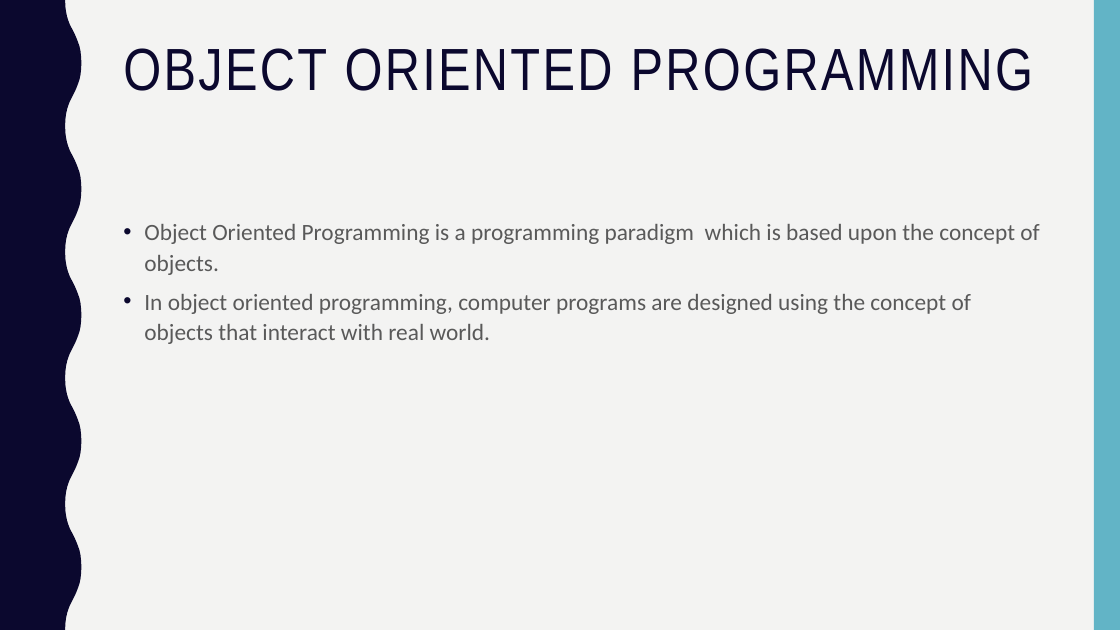
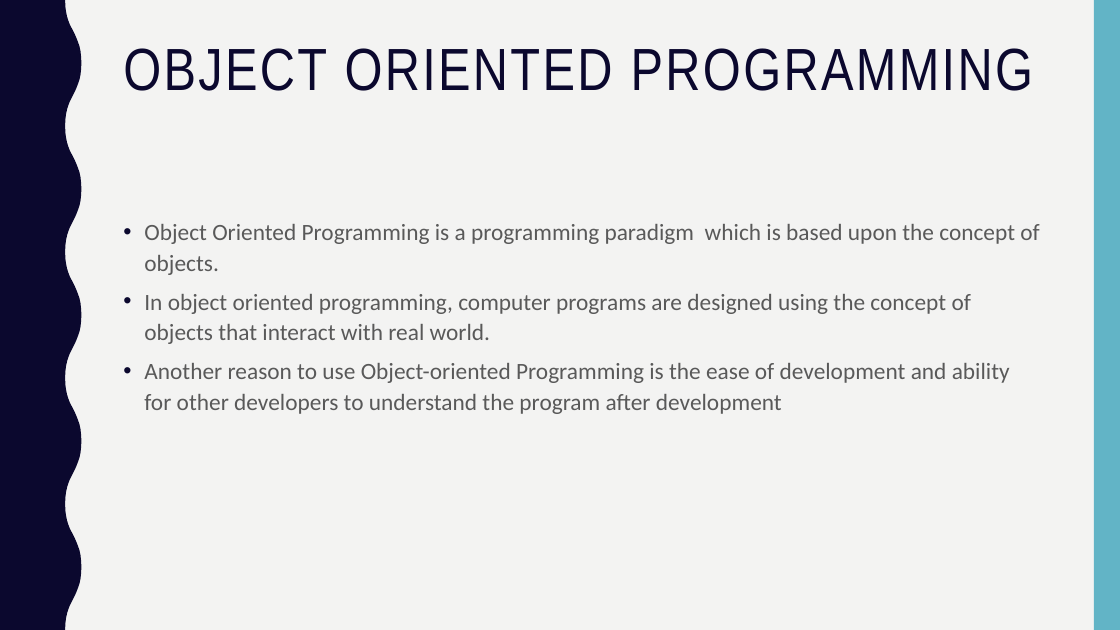
Before and after one commit to subhashbiyyapu/oops, a slide deck: slide 3 of OOPSpresentation.pptx (slide 2 before the commit). Drawn at 1120x630 pixels with LibreOffice and Linux fonts; fonts in the diff are those of the drawing. Boxes give left, top, right and bottom in pixels: in the first picture for what was removed or moved away, otherwise in the second. Text is boxed around its words. In the diff, an @@ line names an element or a change of style, - is before the commit and + after.

```diff
--- a/OOPSpresentation.pptx
+++ b/OOPSpresentation.pptx
@@ text at (144, 363, 1010, 414): paragraph added @@
+• Another reason to use Object-oriented Programming is the ease of development and ability for other developers to understand the program after development
```
Also in this commit, not shown: 2 slides added, 1 slide removed.
